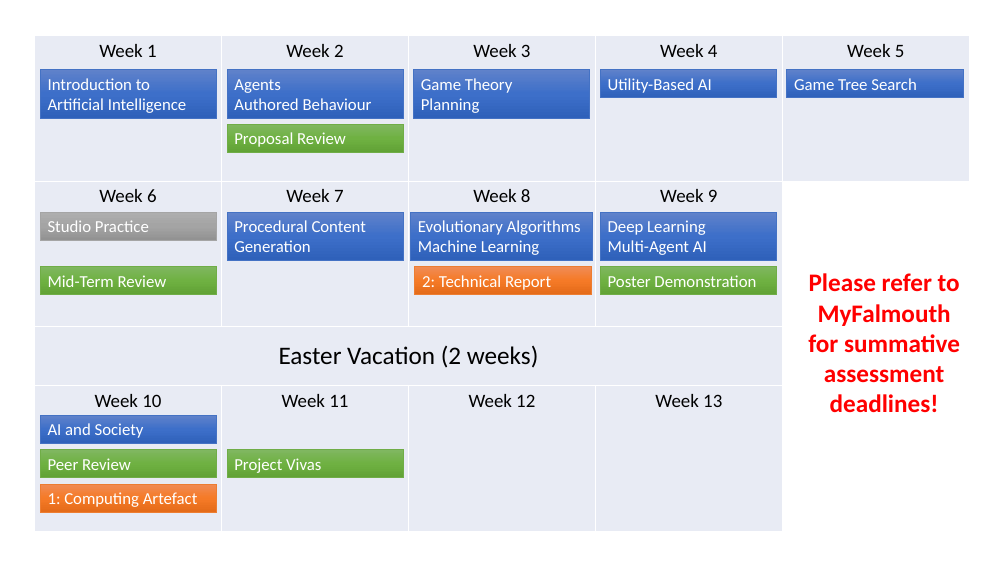
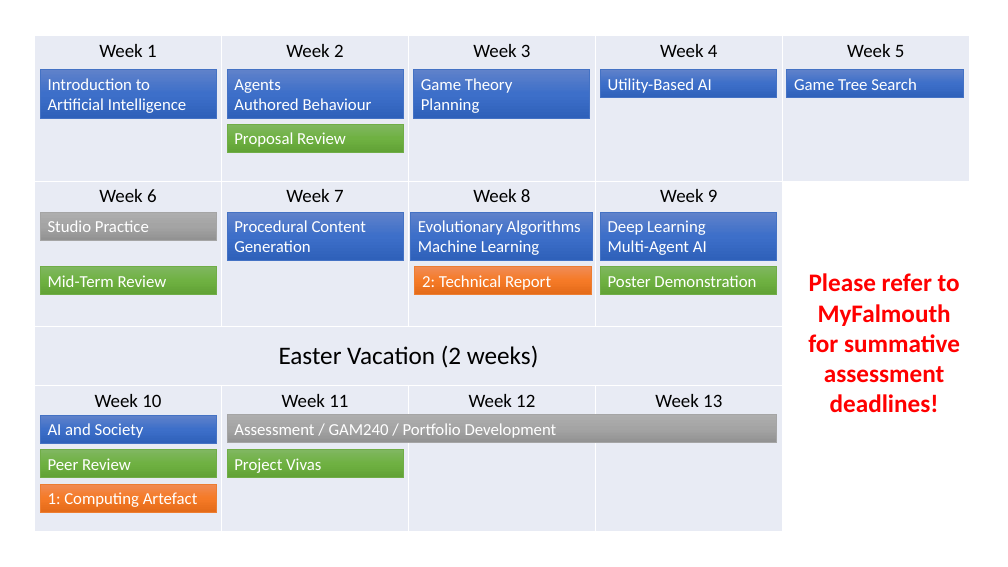
Before and after one commit to Falmouth-Games-Academy/bsc-course-materials, a slide deck: slide 4 of COMP250/01/induction.pptx. Drawn at 1008x567 pixels with LibreOffice and Linux fonts; fonts in the diff are those of the drawing. Boxes give left, top, right and bottom in pixels: in the first picture for what was removed or moved away, otherwise in the second. Text is boxed around its words. In the diff, an @@ line names an element or a change of style, - is before the commit and + after.

```diff
--- a/COMP250/01/induction.pptx
+++ b/COMP250/01/induction.pptx
@@ rectangle added at (227,414,777,442), fill gradient #AFAFAF to #A5A5A5 to #939393, outline #A5A5A5 0.5 pt, 16 pt, text #FFFFFF @@
+Assessment / GAM240 / Portfolio Development
```
Also in this commit, not shown: 1 other slide changed.
